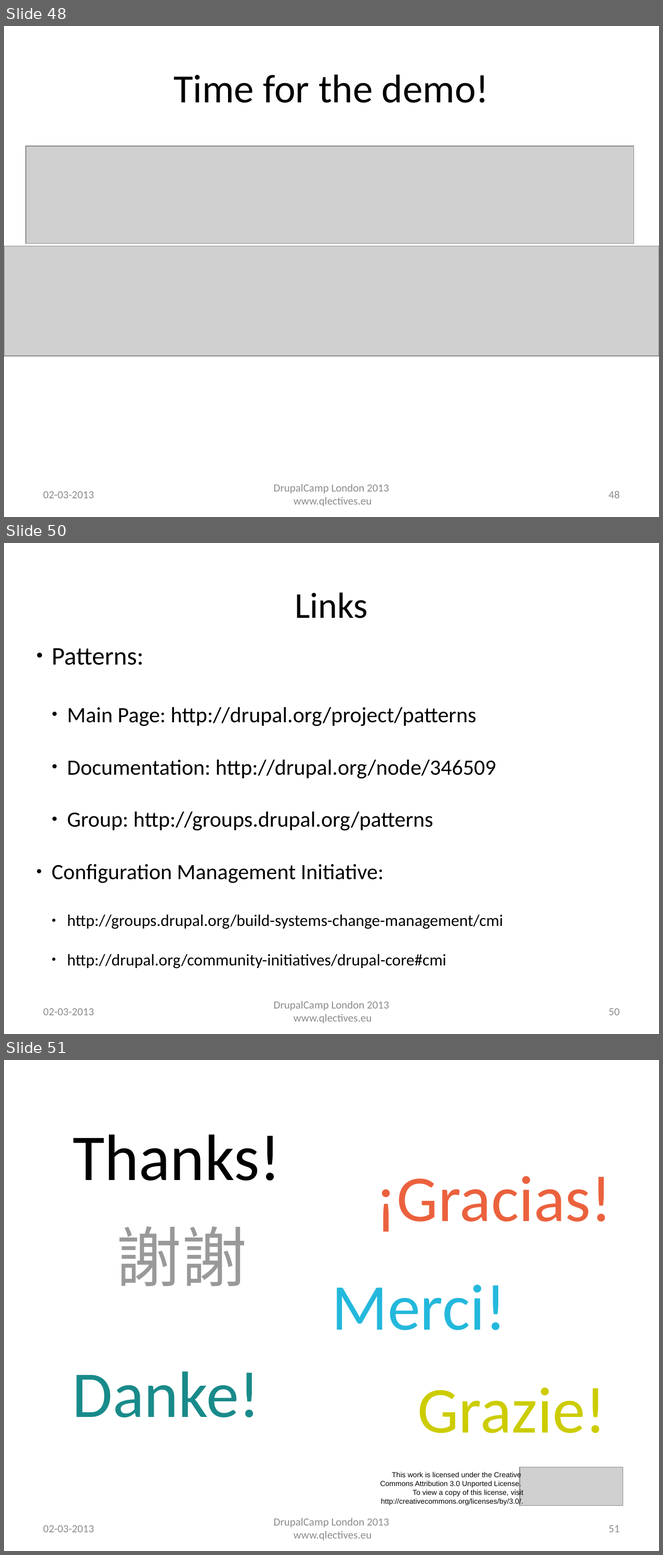
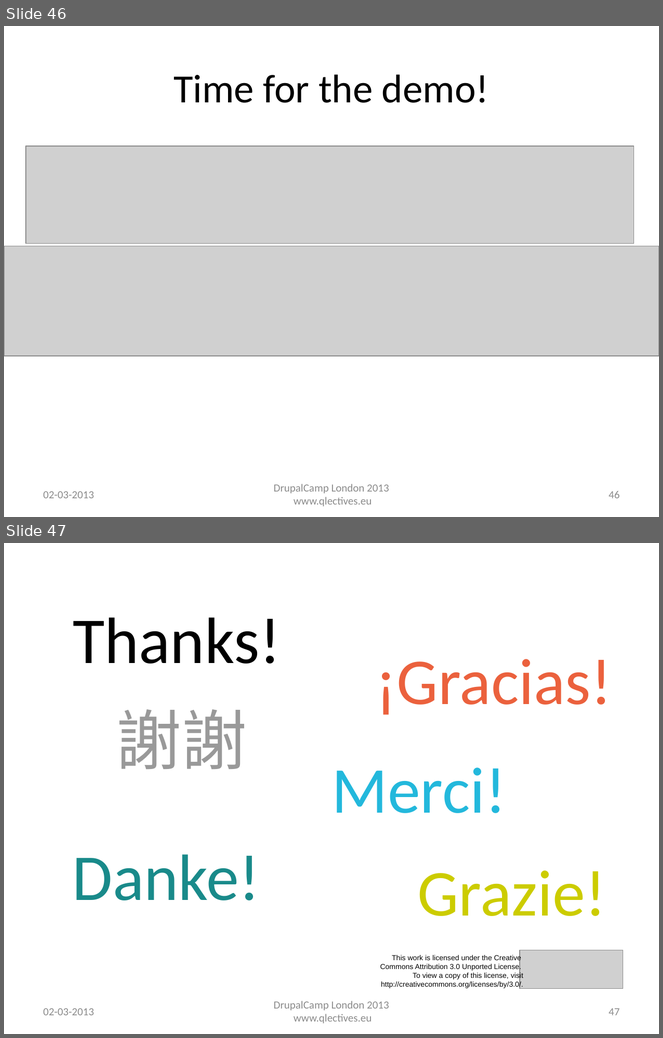
Before and after one commit to QScience/dc-slides, a slide deck: dclondon2013/patterns_dclondon2013.odp. Shown one above the other, each under a label of ours: slides 48, 50 and 51 before the commit, slides 46 and 47 after it; the slides between them are not shown. The pictures are 663x1555 and 663x1038 pixels, drawn with LibreOffice and Linux fonts; fonts in the diff are those of the drawing; grey boxes stand for pictures; background and template pictures are left out. Boxes give left, top, right and bottom in pixels: in the first picture for what was removed or moved away, otherwise in the second. Text is boxed around its words. In the diff, an @@ line names an element or a change of style, - is before the commit and + after.

```diff
--- a/dclondon2013/patterns_dclondon2013.odp
+++ b/dclondon2013/patterns_dclondon2013.odp
@@ slide 50 removed at [4, 543, 659, 1034], background #FFFFFF @@
@@ text removed at [295, 592, 369, 618] @@
-Links
@@ text removed at [52, 648, 503, 969] @@
-● Patterns:
-  ● Main Page: http://drupal.org/project/patterns
-  ● Documentation: http://drupal.org/node/346509
-  ● Group: http://groups.drupal.org/patterns
-● Configuration Management Initiative:
-  ● http://groups.drupal.org/build-systems-change-management/cmi
-  ● http://drupal.org/community-initiatives/drupal-core#cmi
@@ text removed at [43, 1008, 94, 1016] @@
-02-03-2013
@@ text removed at [274, 1001, 389, 1024] @@
-DrupalCamp London 2013
-www.qlectives.eu
@@ page number removed at [609, 1008, 620, 1016] @@
-50
@@ what was slide 48 is now slide 46 @@
@@ page number at [609, 491, 620, 499]: text changed @@
-48
+46
@@ what was slide 51 is now slide 47 @@
@@ page number at [609, 1008, 620, 1016]: text changed @@
-51
+47
```
Also in this commit, not shown: 10 slides changed, 3 other slides removed, 1 other file.
